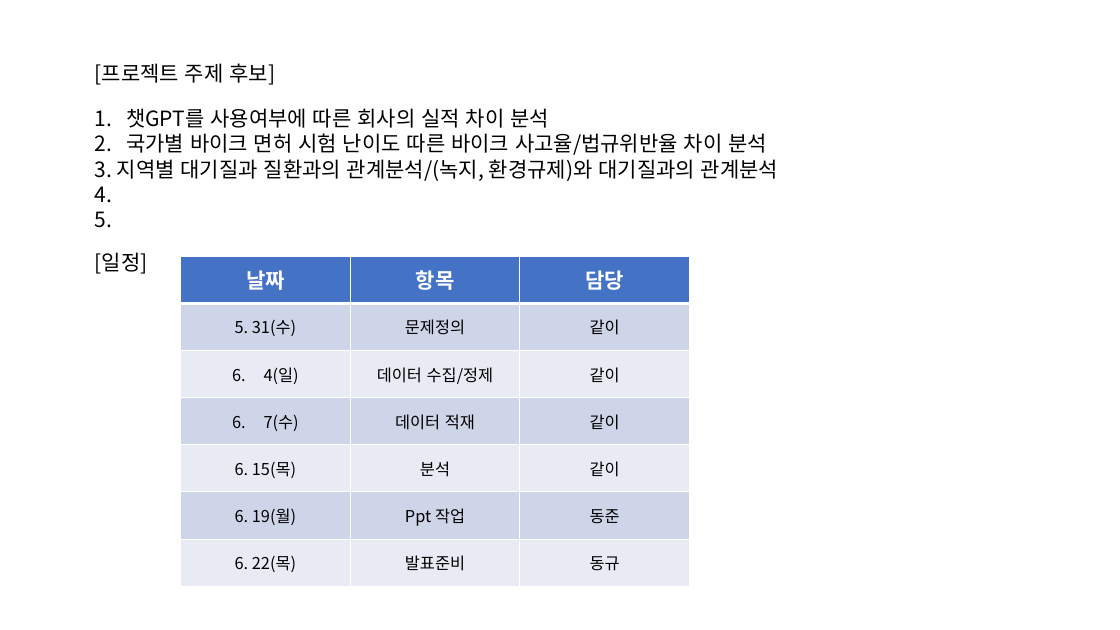
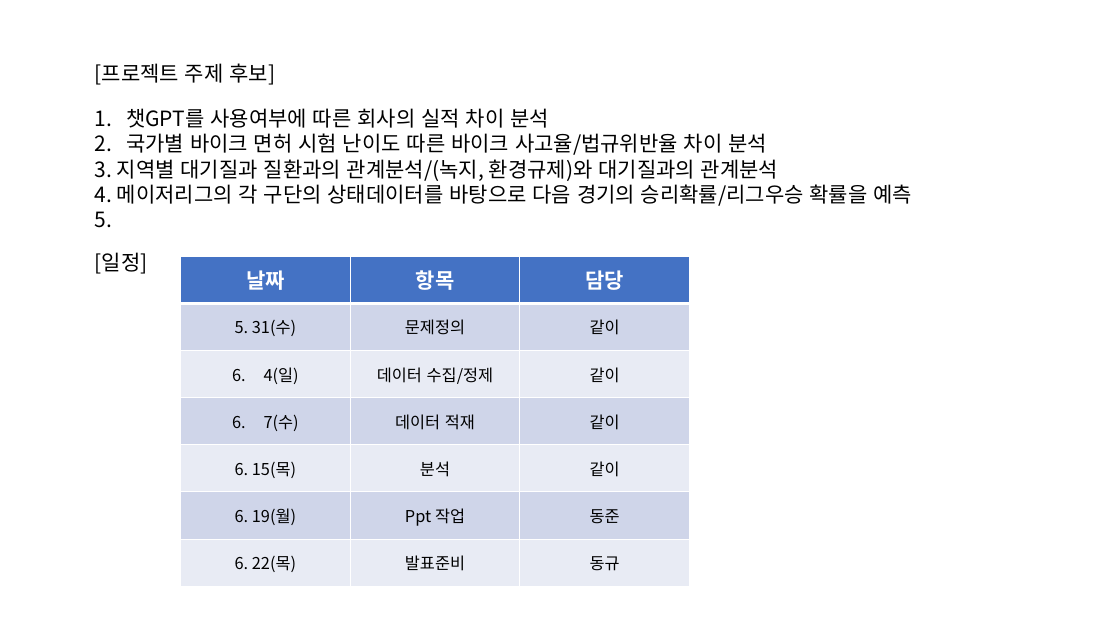
Before and after one commit to worldjohn/nb_team3, a slide deck: slide 1 of 프로젝트 계획.pptx. Drawn at 1120x630 pixels with LibreOffice and Linux fonts; fonts in the diff are those of the drawing. Boxes give left, top, right and bottom in pixels: in the first picture for what was removed or moved away, otherwise in the second. Text is boxed around its words. In the diff, an @@ line names an element or a change of style, - is before the commit and + after.

```diff
--- a/프로젝트 계획.pptx
+++ b/프로젝트 계획.pptx
@@ text at (95,184,912,206): text changed @@
-4.
+4. 메이저리그의 각 구단의 상태데이터를 바탕으로 다음 경기의 승리확률/리그우승 확률을 예측
```
Also in this commit, not shown: 2 slides added.
